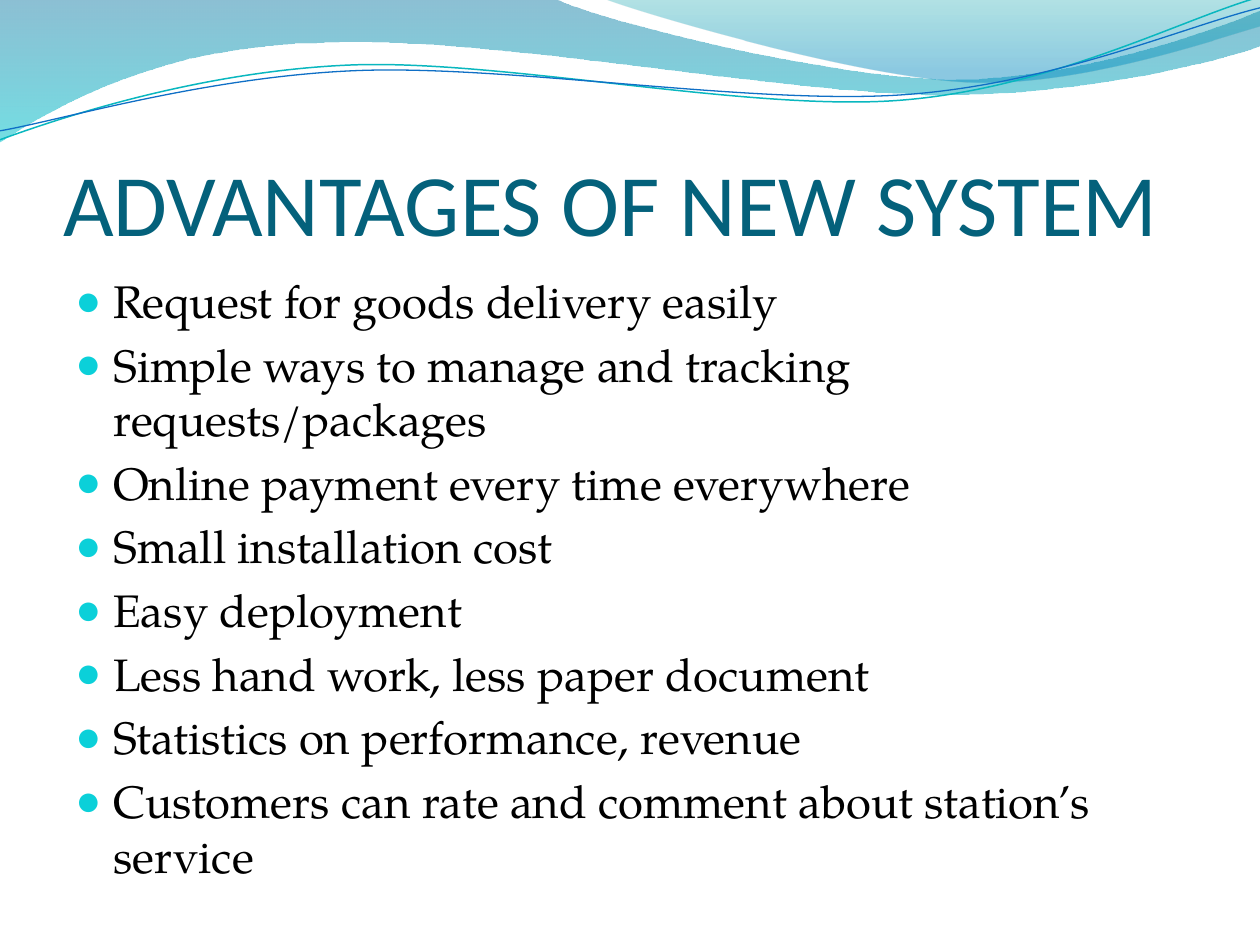
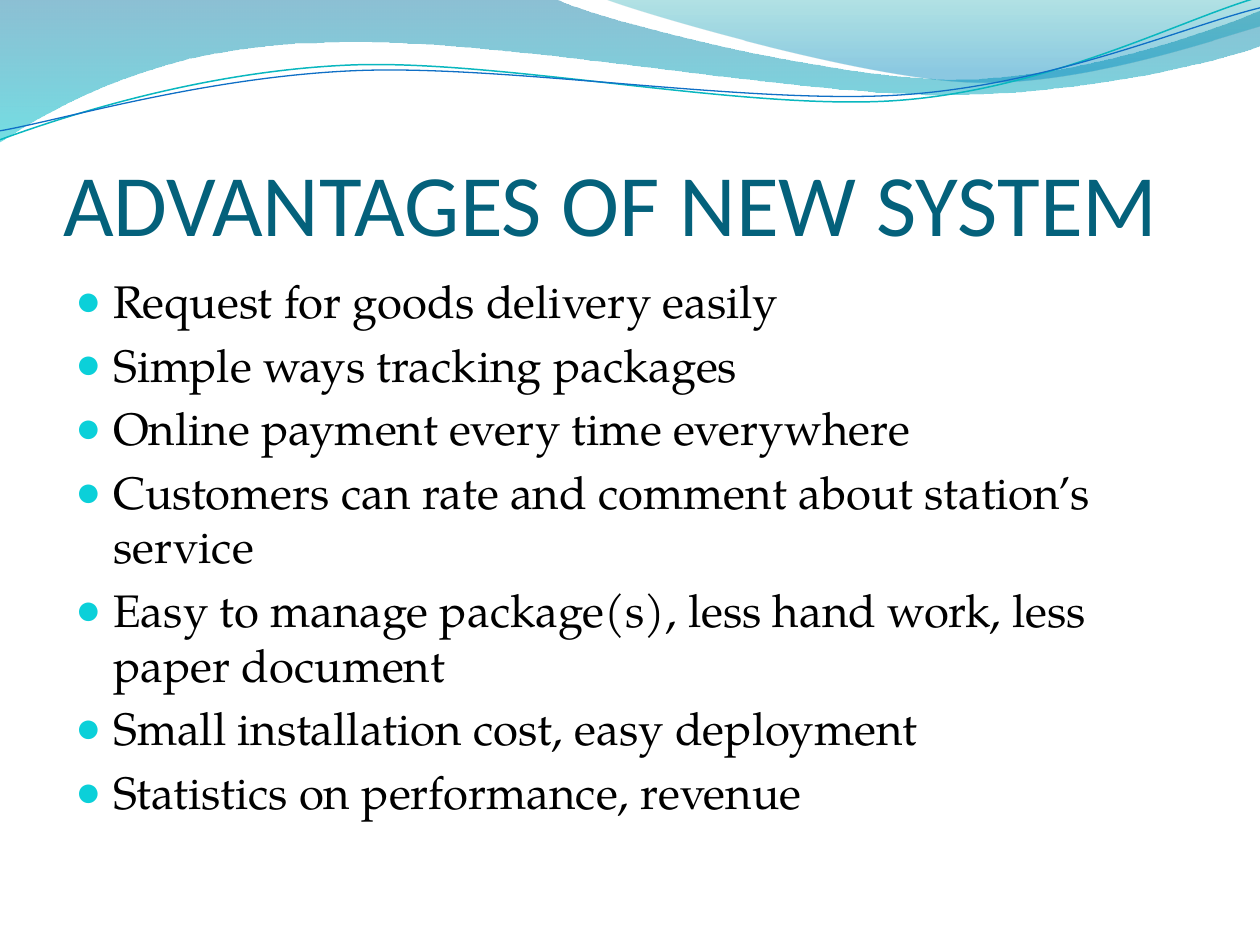
Before and after one commit to longdao2904/capstone-project-teamx, a slide deck: slide 9 of wiki/document/THE i-DELIVER SYSTEM.pptx (slide 11 before the commit). Drawn at 1260x945 pixels with LibreOffice and Linux fonts; fonts in the diff are those of the drawing; background and template pictures are left out. Boxes give left, top, right and bottom in pixels: in the first picture for what was removed or moved away, otherwise in the second. Text is boxed around its words. In the diff, an @@ line names an element or a change of style, - is before the commit and + after.

```diff
--- a/wiki/document/THE i-DELIVER SYSTEM.pptx
+++ b/wiki/document/THE i-DELIVER SYSTEM.pptx
@@ text at [113,349,737,395]: text changed @@
-● Simple ways to manage and tracking requests/packages
+● Simple ways tracking packages
@@ text at [113,476,1090,758]: text changed @@
-● Small installation cost
-● Easy deployment
-● Less hand work, less paper document
+● Customers can rate and comment about station’s service
+● Easy to manage package(s), less hand work, less paper document
+● Small installation cost, easy deployment
@@ text at [113,785,1090,874]: paragraph removed @@
-● Customers can rate and comment about station’s service
```
Also in this commit, not shown: 6 other slides changed, 1 slide added, 3 slides removed.
